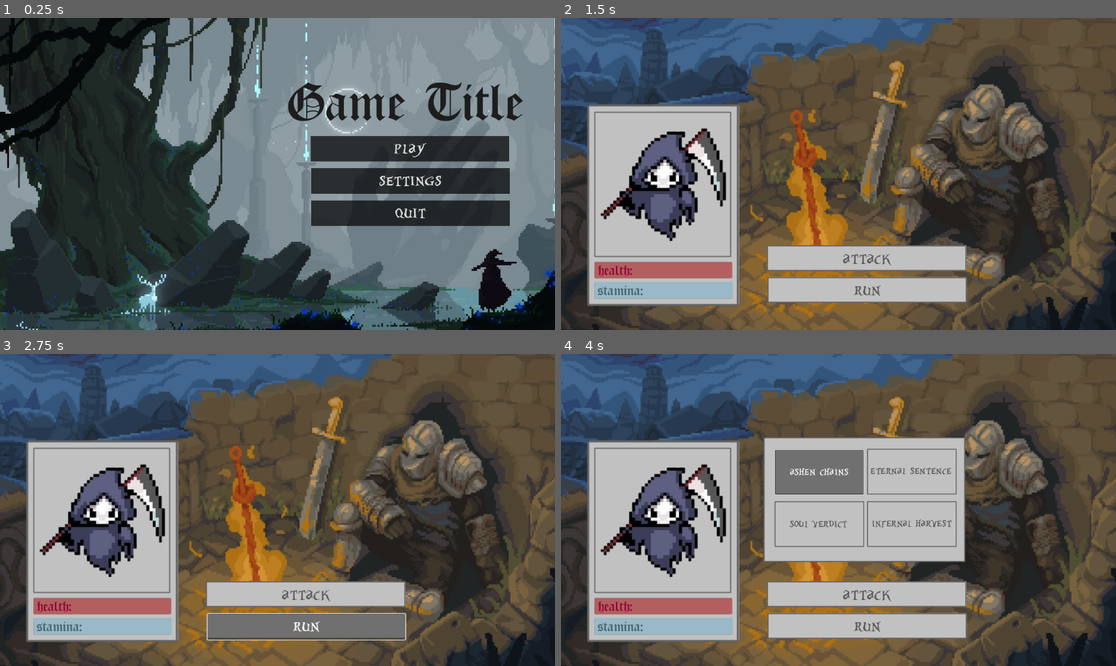
Above: before the commit, frames 1-4 (two rows, left to right).
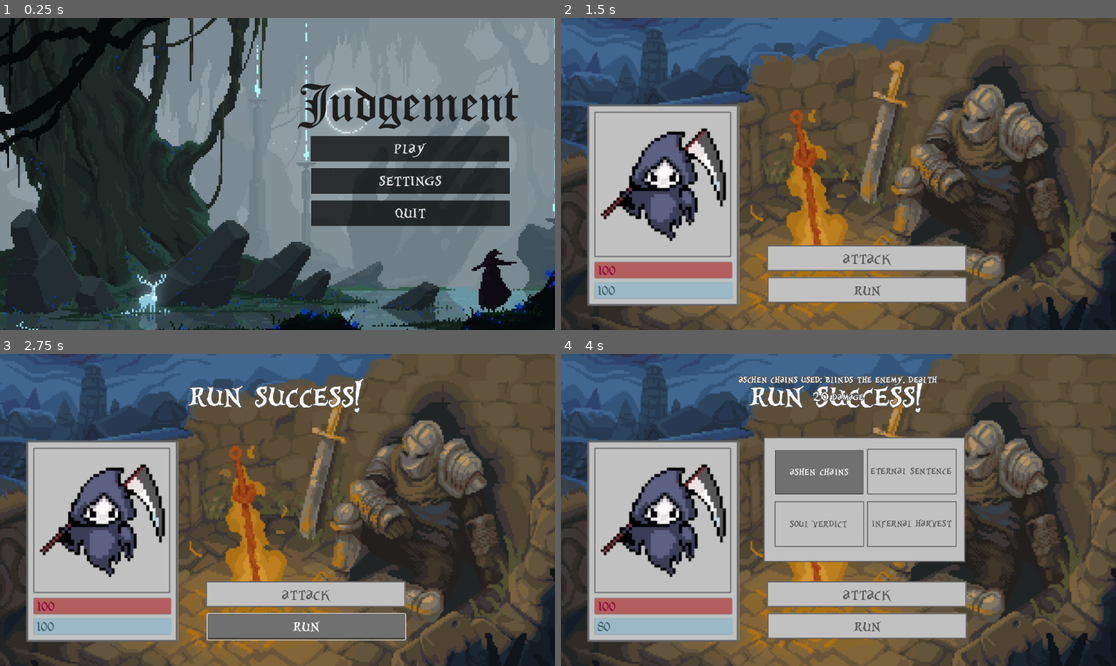
Above: after the commit, the same moments.

Repository: moyinns/campfire-two
Game: Godot game, scene res://opening screen/opening_screen.tscn
The game is run twice, just before and just after one commit, with the same random seed, the same clock (stepped at 60 frames per second) and the same inputs.
Inputs:
- Up to frame 1 (0.25 s): no input
- Up to frame 2 (1.5 s): click "play" at 0.5 s; click "HELL" at 1.25 s
- Up to frame 3 (2.75 s): click "run" at 2 s
- Up to frame 4 (4 s): click "attack" at 2.75 s; click "ashen chains" at 3.5 s

The runs differ from the first frame. In frame 1, 2.5% of the frame differs, in the area x 51-95%, y 20-36%; in frame 2, 0.2%; in frame 3, 1.3%; in frame 4, 1.9%.
Error before the commit: Invalid assignment of property or key 'text' with value of type 'String' on a base object of type 'null instance'. (res://deciding_screen/deciding_screen.gd:15)

Commit message:
finished

Diff:
--- a/boss battle screen/boss_battle_screen.gd
+++ b/boss battle screen/boss_battle_screen.gd
@@ -12,21 +12,21 @@
 
 func _ready() -> void:
 	attack.visible = false
-	run_success_fail.visble = false
+	run_success_fail.visible = false
 	attacks_used.visible = false
 
 func _process(delta: float) -> void:
-	health.text += Globals.health
-	stamina.text += Globals.stamina
+	health.text = str(Globals.health)
+	stamina.text = str(Globals.stamina)
 	if Globals.health < 0 or Globals.stamina < 0:
 		run_success_fail.text = "ran out of health/stamina. you loose"
-		run_success_fail.visble = true
+		run_success_fail.visible = true
 		await get_tree().create_timer(3.0).timeout
 		run_success_fail.visible = false
 		get_tree().quit()
-	if Globals.enemy_health < 0:
+	if Globals.enemy_health < 0 and attacks_used.visible == false:
 		run_success_fail.text = "boss battle completed!"
-		run_success_fail.visble = true
+		run_success_fail.visible = true
 		await get_tree().create_timer(5.0).timeout
 		run_success_fail.visible = false
 		get_tree().quit() #FIX THIS
@@ -40,7 +40,7 @@
 		number = randi_range(0, 100)
 		if number > 50:
 			run_success_fail.text = "run success!"
-			run_success_fail.visble = true
+			run_success_fail.visible = true
 		else:
 			run_success_fail.text = "run fail!"
 			run_success_fail.visble = true
@@ -48,57 +48,61 @@
 		run_success_fail.visible = false
 	else:
 		run_success_fail.text = "cannot run mid match!"
-		run_success_fail.visble = true
+		run_success_fail.visible = true
 		await get_tree().create_timer(3.0).timeout
 		run_success_fail.visible = false
 
 
 func _on_attack_1_button_3_pressed() -> void:
-	attacks_used.text = "aschen chains used: blinds the enemy. dealth 20 damage"
-	Globals.stamina -= 20
-	Globals.enemy_health -= 20
-	attacks_used.visble = true
-	await get_tree().create_timer(3.0).timeout
-	attacks_used.visible = false
-	enemy_attack()
-	Globals.stamina += 5
+	if attacks_used.visible == false:
+		attacks_used.text = "aschen chains used: blinds the enemy. dealth 20 damage"
+		Globals.stamina -= 20
+		Globals.enemy_health -= 20
+		attacks_used.visible = true
+		await get_tree().create_timer(3.0).timeout
+		attacks_used.visible = false
+		enemy_attack()
+		Globals.stamina += 5
 
 func _on_attack_2_button_4_pressed() -> void:
-	attacks_used.text = "eternal sentence used: shadows engulf the enemy. dealth 30 damage"
-	Globals.stamina -= 20
-	Globals.enemy_health -= 20
-	attacks_used.visble = true
-	await get_tree().create_timer(3.0).timeout
-	attacks_used.visible = false
-	enemy_attack()
-	Globals.stamina += 5
+	if attacks_used.visible == false:
+		attacks_used.text = "eternal sentence used: shadows engulf the enemy. dealth 30 damage"
+		Globals.stamina -= 20
+		Globals.enemy_health -= 20
+		attacks_used.visible = true
+		await get_tree().create_timer(3.0).timeout
+		attacks_used.visible = false
+		enemy_attack()
+		Globals.stamina += 5
 
 
 func _on_attack_3_button_5_pressed() -> void:
-	attacks_used.text = "soul verdict used: you slam your scythe into the ground. dealth 50 damage"
-	Globals.stamina -= 40
-	Globals.enemy_health -= 50
-	attacks_used.visble = true
-	await get_tree().create_timer(3.0).timeout
-	attacks_used.visible = false
-	enemy_attack()
-	Globals.stamina += 5
+	if attacks_used.visible == false:
+		attacks_used.text = "soul verdict used: you slam your scythe into the ground. dealth 50 damage"
+		Globals.stamina -= 40
+		Globals.enemy_health -= 50
+		attacks_used.visible = true
+		await get_tree().create_timer(3.0).timeout
+		attacks_used.visible = false
+		enemy_attack()
+		Globals.stamina += 5
 
 
 func _on_attack_4_button_6_pressed() -> void:
-	attacks_used.text = "infernal harvest used: you reap their soul. dealth 40 damage"
-	Globals.stamina -= 30
-	Globals.enemy_health -= 40
-	attacks_used.visble = true
-	await get_tree().create_timer(3.0).timeout
-	attacks_used.visible = false
-	enemy_attack()
-	Globals.stamina += 5
+	if attacks_used.visible == false:
+		attacks_used.text = "infernal harvest used: you reap their soul. dealth 40 damage"
+		Globals.stamina -= 30
+		Globals.enemy_health -= 40
+		attacks_used.visible = true
+		await get_tree().create_timer(3.0).timeout
+		attacks_used.visible = false
+		enemy_attack()
+		Globals.stamina += 5
 
 func enemy_attack():
 	attack_no = randi_range(0,4)
 	attacks_used.text = str(Globals.enemy_attacks[attack_no][0]) + " used: " + str(Globals.enemy_attacks[attack_no][1]) + "deals " + str(Globals.enemy_attacks[attack_no][2]) + "damage"
-	attacks_used.visble = true
+	attacks_used.visible = true
 	await get_tree().create_timer(3.0).timeout
 	attacks_used.visible = false
 	Globals.health -= int(Globals.enemy_attacks[attack_no][2])
--- a/boss battle screen/boss_battle_screen.tscn
+++ b/boss battle screen/boss_battle_screen.tscn
@@ -137,15 +137,16 @@
 
 [node name="run success_fail" type="Label" parent="."]
 visible = false
-offset_left = 347.0
+offset_left = 6.0
 offset_top = 37.0
-offset_right = 804.0
+offset_right = 1142.0
 offset_bottom = 142.0
 theme_override_colors/font_outline_color = Color(0.33660764, 0.3366076, 0.3366076, 1)
 theme_override_constants/outline_size = 6
 theme_override_fonts/font = ExtResource("6_gm4vt")
 theme_override_font_sizes/font_size = 100
 text = "run successful!"
+horizontal_alignment = 1
 
 [node name="attacks used" type="Label" parent="."]
 visible = false
@@ -156,9 +157,10 @@
 theme_override_colors/font_outline_color = Color(0.33660764, 0.3366076, 0.3366076, 1)
 theme_override_constants/outline_size = 6
 theme_override_fonts/font = ExtResource("6_gm4vt")
-theme_override_font_sizes/font_size = 50
+theme_override_font_sizes/font_size = 30
 text = "run successful!"
 horizontal_alignment = 1
+autowrap_mode = 3
 
 [connection signal="pressed" from="player + ar/attack_button" to="." method="_on_attack_button_pressed"]
 [connection signal="pressed" from="player + ar/run_button" to="." method="_on_run_button_pressed"]
--- a/deciding_screen/deciding_screen.gd
+++ b/deciding_screen/deciding_screen.gd
@@ -1,22 +1,22 @@
 extends Node2D
 var current_index = 0
 
-@onready var name_label = $NameLabel
-@onready var age_label = $AgeLabel
-@onready var bio_label = $BioLabel
-@onready var crime_label = $CrimeLabel
-@onready var gender_label = $GenderLabel
+@onready var name_label = $name_label
+@onready var age_label = $age_label
+@onready var bio_label = $bio_label
+@onready var crime_label = $crime_label
+@onready var gender_label = $gender_label
 
 func _ready() -> void:
 	update_card(current_index)
 
 func update_card(index):
 	var character = list[index]
-	name_label.text = character[0]
-	age_label.text = character[1]
-	bio_label.text = character[2]
-	crime_label.text = character[3]
-	gender_label.text = character[4]
+	name_label.text = str(character[0])
+	age_label.text = str(character[1])
+	bio_label.text = str(character[2])
+	crime_label.text = str(character[3])
+	#gender_label.text = str(character[4])
 
 func next_character():
 	current_index = (current_index + 1) % list.size()
--- a/deciding_screen/deciding_screen.tscn
+++ b/deciding_screen/deciding_screen.tscn
@@ -1,7 +1,8 @@
-[gd_scene load_steps=5 format=3 uid="uid://plmqsbmg80s8"]
+[gd_scene load_steps=6 format=3 uid="uid://plmqsbmg80s8"]
 
 [ext_resource type="Script" uid="uid://c7epx26tvyid2" path="res://deciding_screen/deciding_screen.gd" id="1_xpyhy"]
 [ext_resource type="Texture2D" uid="uid://tssn5dmyv7hg" path="res://images + fonts/table + template.PNG" id="2_tv4ji"]
+[ext_resource type="FontFile" uid="uid://washjx6a7q1o" path="res://images + fonts/Alice_in_Wonderland_3.ttf" id="3_tv4ji"]
 
 [sub_resource type="StyleBoxFlat" id="StyleBoxFlat_ewi7j"]
 bg_color = Color(0.37684467, 0.5253912, 0.2702549, 1)
@@ -28,44 +29,56 @@
 texture = ExtResource("2_tv4ji")
 
 [node name="name_label" type="Label" parent="."]
-offset_left = 183.0
-offset_top = 55.0
-offset_right = 288.0
-offset_bottom = 100.0
+offset_left = 186.0
+offset_top = 61.0
+offset_right = 291.0
+offset_bottom = 106.0
+theme_override_colors/font_color = Color(0.41960785, 0.41960785, 0.41960785, 1)
+theme_override_fonts/font = ExtResource("3_tv4ji")
 theme_override_font_sizes/font_size = 28
 text = "KAREN"
 
 [node name="age_label" type="Label" parent="."]
-offset_left = 163.0
-offset_top = 103.0
-offset_right = 268.0
-offset_bottom = 148.0
+offset_left = 166.0
+offset_top = 115.0
+offset_right = 271.0
+offset_bottom = 160.0
+theme_override_colors/font_color = Color(0.41960785, 0.41960785, 0.41960785, 1)
+theme_override_fonts/font = ExtResource("3_tv4ji")
 theme_override_font_sizes/font_size = 32
 text = "32"
 
 [node name="gender_label" type="Label" parent="."]
-offset_left = 216.0
-offset_top = 169.0
+offset_left = 214.0
+offset_top = 181.0
 offset_right = 321.0
-offset_bottom = 214.0
+offset_bottom = 226.0
+theme_override_colors/font_color = Color(0.41960785, 0.41960785, 0.41960785, 1)
+theme_override_fonts/font = ExtResource("3_tv4ji")
 theme_override_font_sizes/font_size = 32
 text = "FEMALE"
 
-[node name="description_label" type="Label" parent="."]
-offset_left = 474.0
-offset_top = 244.0
-offset_right = 550.0
-offset_bottom = 267.0
+[node name="bio_label" type="Label" parent="."]
+offset_left = 344.0
+offset_top = 269.0
+offset_right = 744.0
+offset_bottom = 292.0
+theme_override_colors/font_color = Color(0.41981313, 0.41981313, 0.4198131, 1)
+theme_override_constants/line_spacing = -5
 theme_override_font_sizes/font_size = 16
 text = "KAREN"
+autowrap_mode = 3
 
-[node name="worst_label" type="Label" parent="."]
-offset_left = 477.0
-offset_top = 428.0
-offset_right = 553.0
-offset_bottom = 451.0
+[node name="crime_label" type="Label" parent="."]
+offset_left = 341.0
+offset_top = 449.0
+offset_right = 743.0
+offset_bottom = 472.0
+theme_override_colors/font_color = Color(0.41960785, 0.41960785, 0.41960785, 1)
+theme_override_constants/line_spacing = -5
 theme_override_font_sizes/font_size = 16
 text = "KAREN"
+autowrap_mode = 3
 
 [node name="heaven_button" type="Button" parent="."]
 offset_left = 810.0
--- a/opening screen/opening_screen.tscn
+++ b/opening screen/opening_screen.tscn
@@ -47,14 +47,14 @@
 text = "settings"
 
 [node name="game_title" type="Label" parent="."]
-offset_left = 598.0
-offset_top = 117.0
-offset_right = 1089.0
-offset_bottom = 213.0
+offset_left = 622.0
+offset_top = 119.0
+offset_right = 1113.0
+offset_bottom = 215.0
 theme_override_colors/font_color = Color(0.112888634, 0.112888634, 0.112888634, 1)
 theme_override_fonts/font = ExtResource("4_wivb1")
 theme_override_font_sizes/font_size = 120
-text = "Game Title"
+text = "Judgement"
 
 [connection signal="pressed" from="play_button" to="." method="_on_play_button_pressed"]
 [connection signal="pressed" from="settings_button" to="." method="_on_settings_button_pressed"]
Not shown: 1 places in opening screen/opening_screen.tscn that only renumber resources
